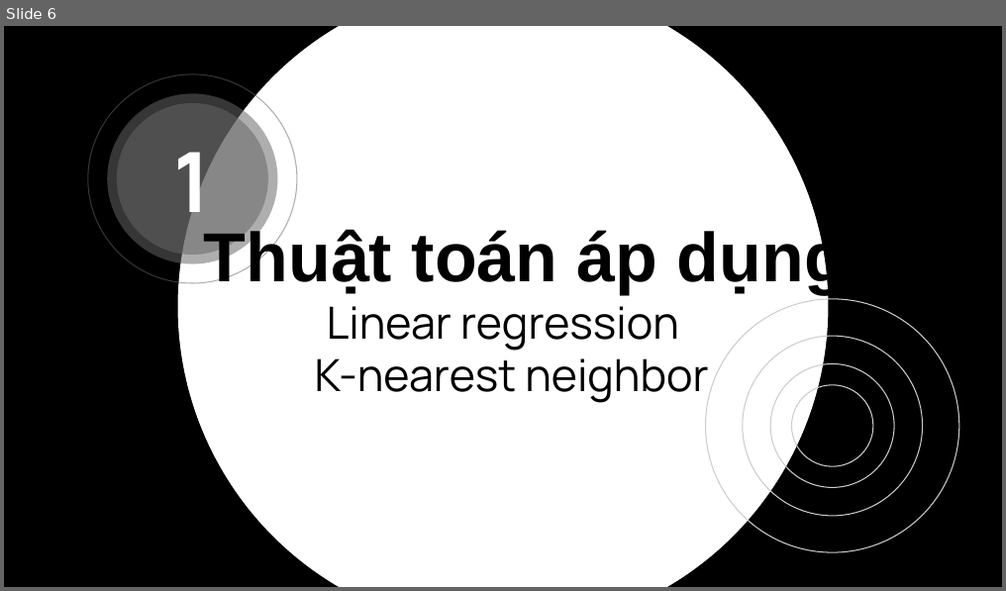
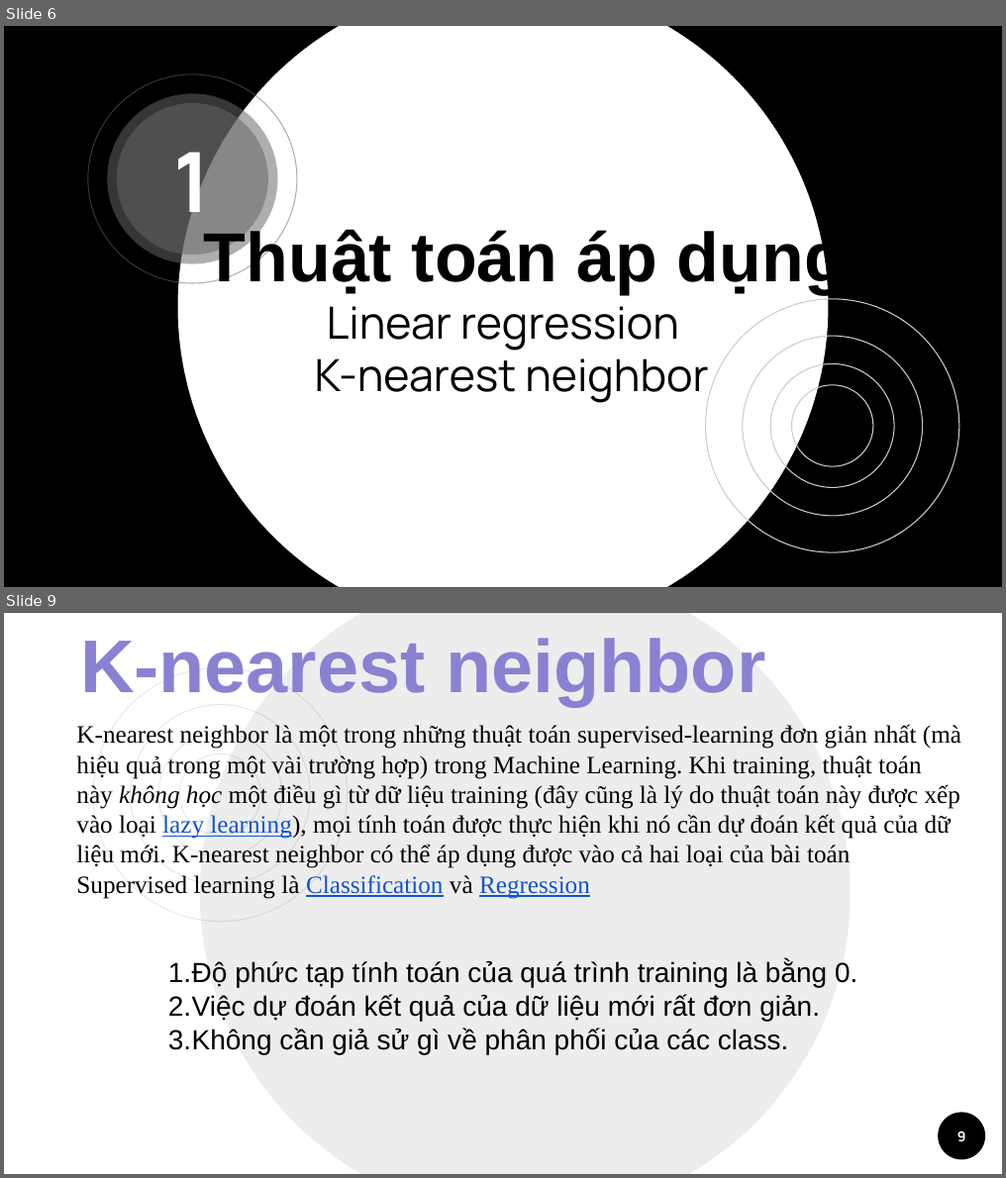
Before and after one commit to 15110141/Machine-Learning, a slide deck: MALE_GROUP_6_FINAL/ML_SLIDE.pptx. Shown one above the other, each under a label of ours: slide 6 before the commit, slides 6 and 9 after it; the slides between them are not shown. The pictures are 1006x591 and 1006x1178 pixels, drawn with LibreOffice and Linux fonts; fonts in the diff are those of the drawing. Boxes give left, top, right and bottom in pixels: in the first picture for what was removed or moved away, otherwise in the second. Text is boxed around its words. In the diff, an @@ line names an element or a change of style, - is before the commit and + after.

```diff
--- a/MALE_GROUP_6_FINAL/ML_SLIDE.pptx
+++ b/MALE_GROUP_6_FINAL/ML_SLIDE.pptx
@@ slide 9 added at (4,613,1002,1174), background #FFFFFF @@
@@ text added at (80,638,766,706), 54 pt, text gradient #372D7D to #8B81D2 to #B9B3E4, bold @@
+K-nearest neighbor
@@ ellipse added at (200,613,850,1174), fill #000000 at 7% opacity @@
@@ text added at (76,724,961,899), 18 pt, text #000000 @@
+K-nearest neighbor là một trong những thuật toán supervised-learning đơn giản nhất (mà hiệu quả trong một vài trường hợp) trong Machine Learning. Khi training, thuật toán này không học một điều gì từ dữ liệu training (đây cũng là lý do thuật toán này được xếp vào loại lazy learning), mọi tính toán được thực hiện khi nó cần dự đoán kết quả của dữ liệu mới. K-nearest neighbor có thể áp dụng được vào cả hai loại của bài toán Supervised learning là Classification và Regression
@@ group added at (94,667,348,921): 4 ellipses @@
@@ text added at (168,961,857,1055), 20 pt, text #000000 @@
+1. Độ phức tạp tính toán của quá trình training là bằng 0.
+2. Việc dự đoán kết quả của dữ liệu mới rất đơn giản.
+3. Không cần giả sử gì về phân phối của các class.
@@ ellipse added at (938,1112,986,1159), fill #000000 @@
@@ page number added at (957,1131,966,1143), 10 pt, text #FFFFFF, bold @@
+9
```
Also in this commit, not shown: 2 slides changed, 2 other slides added, 3 other files.
